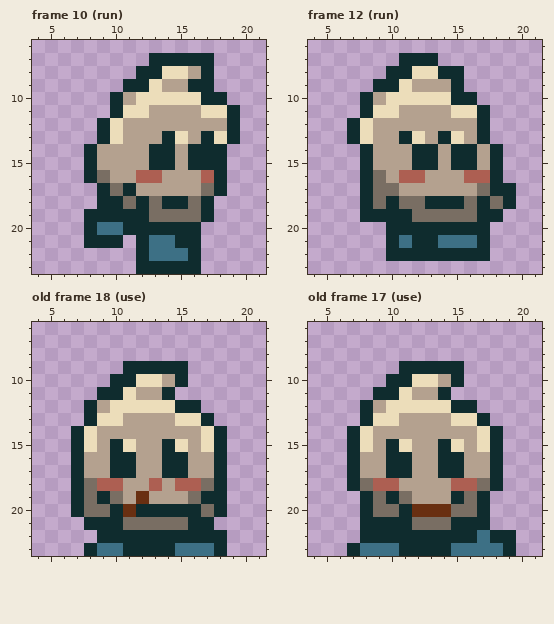
One commit to this pixel-art file: assets/Player/Player.ase. Above: the version before the commit.
24x24 pixels, 18 frames. Shown: frame 10 (run): x 4..21, y 6..23; frame 12 (run): x 4..21, y 6..23; old frame 18 (use): x 4..21, y 6..23; old frame 17 (use): x 4..21, y 6..23. The commit also changed other frames, which this record leaves out.
After the commit:
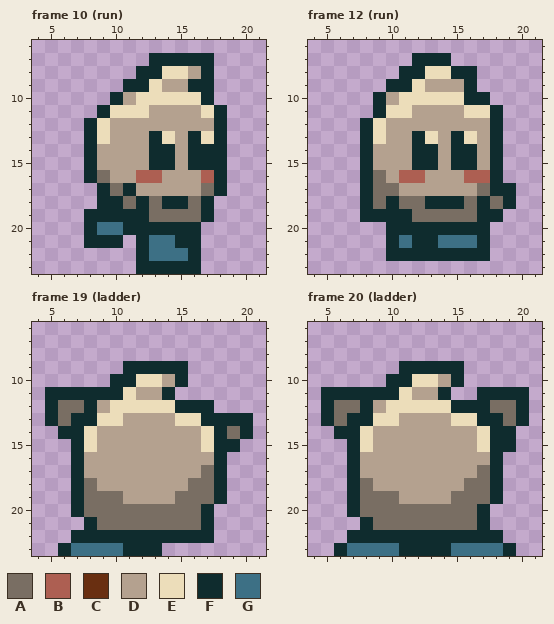
Palette (. is transparent): A #796e63  B #ad5f52  C #692f11  D #b4a18f  E #ecddba  F #0f2c2e  G #3d7085
A new or re-ordered frame is compared with the old frame closest to it.
Change:
frames 18 -> 21
--- frame 10 (run)
@@ x 4..21 @@
  9 .......FFEDDFF....
-10 ......FDEEEEEFF...
-11 ......FEEDDDDEEF..
-12 .....FEDDDDDDDDF..
-13 .....FEDDDFEDFEF..
+10 ......FDEEEEEF....
+11 .....FEEEDDDDEF...
+12 ....FEDDDDDDDDF...
+13 ....FEDDDFEDFEF...
 14 ....FDDDDFFDFFF...
--- frame 12 (run)
@@ x 4..21 @@
  6 ..................
- 7 .......FFF........
- 8 ......FFEEFF......
- 9 .....FFEDDDF......
-10 ....FDEEEEEFF.....
-11 ....FEEDDDDEEF....
-12 ...FEDDDDDDDDF....
-13 ...FEDDFEDFEDF....
+ 7 ........FFF.......
+ 8 .......FFEEFF.....
+ 9 ......FFEDDDF.....
+10 .....FDEEEEEFF....
+11 .....FEEDDDDEEF...
+12 ....FEDDDDDDDDF...
+13 ....FEDDFEDFEDF...
 14 ....FDDDFFDFFDF...
--- frame 19 (ladder) is new; against old frame 18 (use)
@@ x 4..21 @@
 10 ......FFEEDF......
-11 .....FFEDDF.......
-12 ....FDEEEEEFF.....
-13 ....FEEDDDDEEF....
-14 ...FEDDDDDDDDEF...
-15 ...FEDFEDDFEDEF...
-16 ...FDDFFDDFFDDF...
-17 ...FDDFFDDFFDDF...
-18 ...FABBDDBDBBAF...
-19 ...FAFADCDDDAFF...
-20 ...FAAFCFFFFFAF...
-21 ....FFFAAAAAFF....
-22 .....FFFFFFFFFF...
-23 ....FGGFFFFGGGF...
+11 .FFFFFFEDDF.......
+12 .FAAFDEEEEEFFF....
+13 .FAFFEEDDDDEEFFFF.
+14 ..FFEDDDDDDDDEFAF.
+15 ...FEDDDDDDDDEFF..
+16 ...FDDDDDDDDDDF...
+17 ...FDDDDDDDDDAF...
+18 ...FADDDDDDDAAF...
+19 ...FAAADDDDAAAF...
+20 ...FAAAAAAAAAF....
+21 ....FAAAAAAAAF....
+22 ...FFFFFFFFFFF....
+23 ..FGGGGFFF........
--- frame 20 (ladder) is new; against old frame 17 (use)
@@ x 4..21 @@
 10 ......FFEEDF......
-11 .....FFEDDF.......
-12 ....FDEEEEEFF.....
-13 ....FEEDDDDEEF....
-14 ...FEDDDDDDDDEF...
-15 ...FEDFEDDFEDEF...
-16 ...FDDFFDDFFDDF...
-17 ...FDDFFDDFFDDF...
-18 ...FABBDDDDBBAF...
-19 ....FAFADDDFAF....
-20 ....FAAFCCCAAF....
-21 ....FFFFAAAFFF....
-22 ....FFFFFFFFFGFF..
-23 ...FGGGFFFFGGGGF..
+11 .FFFFFFEDDF..FFFF.
+12 .FAAFDEEEEEFFFAAF.
+13 .FAFFEEDDDDEEFFAF.
+14 ..FFEDDDDDDDDEFF..
+15 ...FEDDDDDDDDEFF..
+16 ...FDDDDDDDDDDF...
+17 ...FDDDDDDDDDAF...
+18 ...FADDDDDDDAAF...
+19 ...FAAADDDDAAAF...
+20 ...FAAAAAAAAAF....
+21 ....FAAAAAAAAF....
+22 ...FFFFFFFFFFFF...
+23 ..FGGGGFFFFGGGGF..
